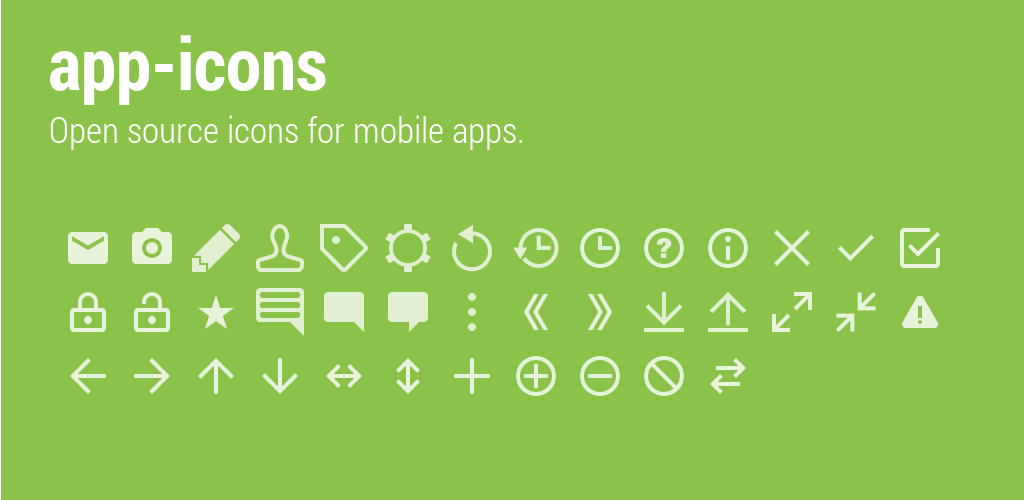
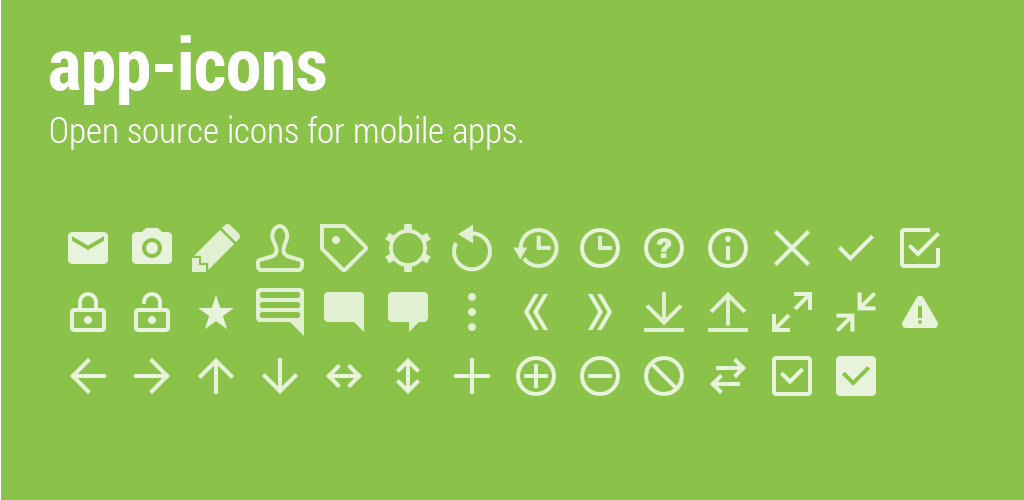
The second 1024px x 500px image is a revision of the first. Changes to its layers:
added layer "ic_action_check3.png" in group "icons" over [836, 356, 876, 396]
added layer "ic_action_check2.png" in group "icons" over [772, 356, 812, 396]
